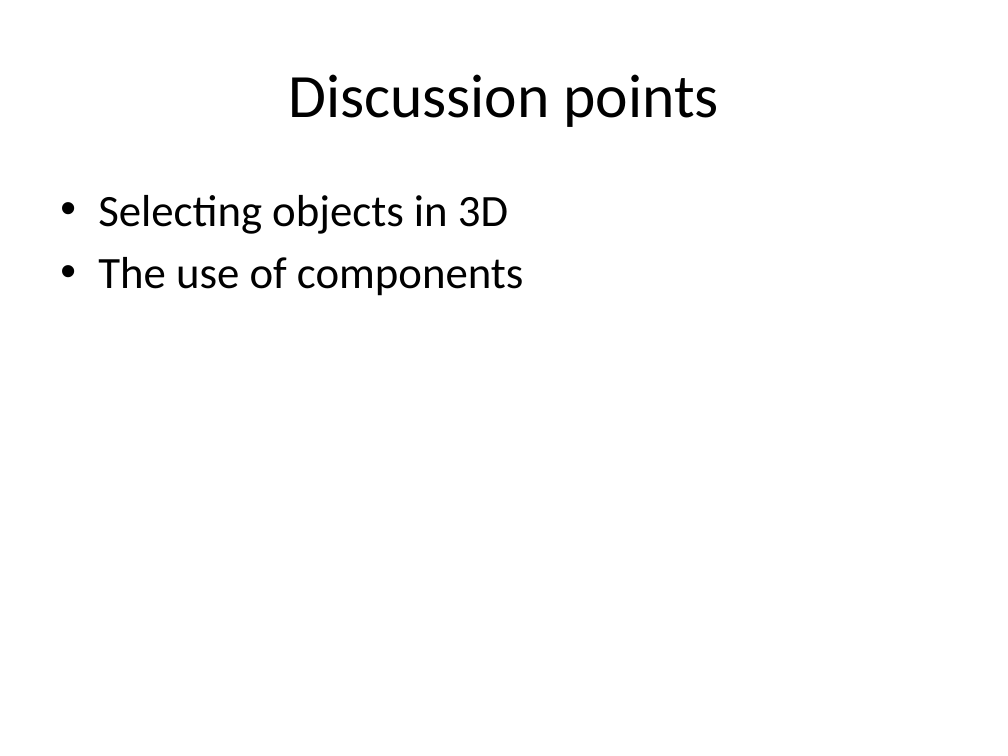
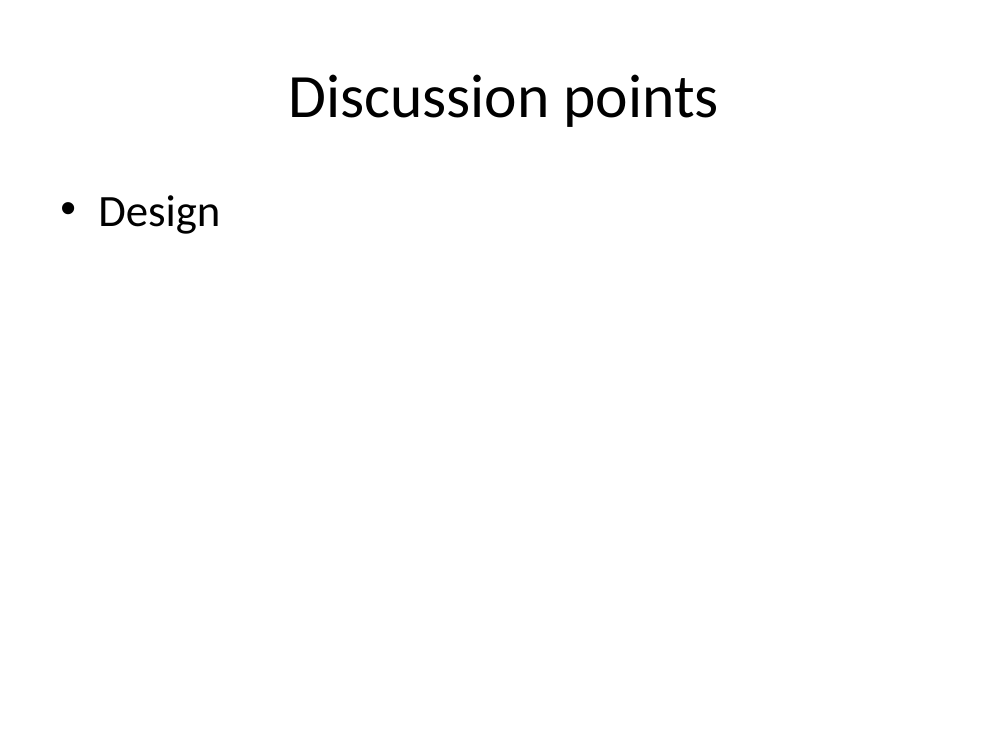
Before and after one commit to IAmWaseem/windespacman, a slide deck: slide 4 of Group 3 – Karo Progress.pptx. Drawn at 1008x756 pixels with LibreOffice and Linux fonts; fonts in the diff are those of the drawing. Boxes give left, top, right and bottom in pixels: in the first picture for what was removed or moved away, otherwise in the second. Text is boxed around its words. In the diff, an @@ line names an element or a change of style, - is before the commit and + after.

```diff
--- a/Group 3 – Karo Progress.pptx
+++ b/Group 3 – Karo Progress.pptx
@@ text at (98,195,220,234): text changed @@
-• Selecting objects in 3D
-• The use of components
+• Design
```
Also in this commit, not shown: 2 other slides changed, 1 slide added, 2 slides removed.
